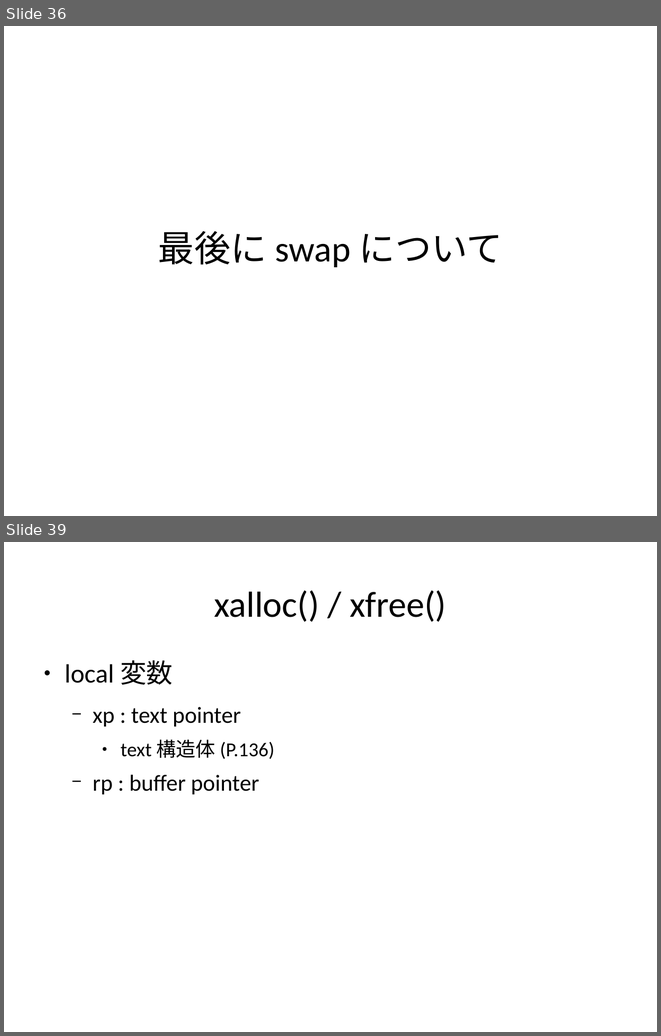
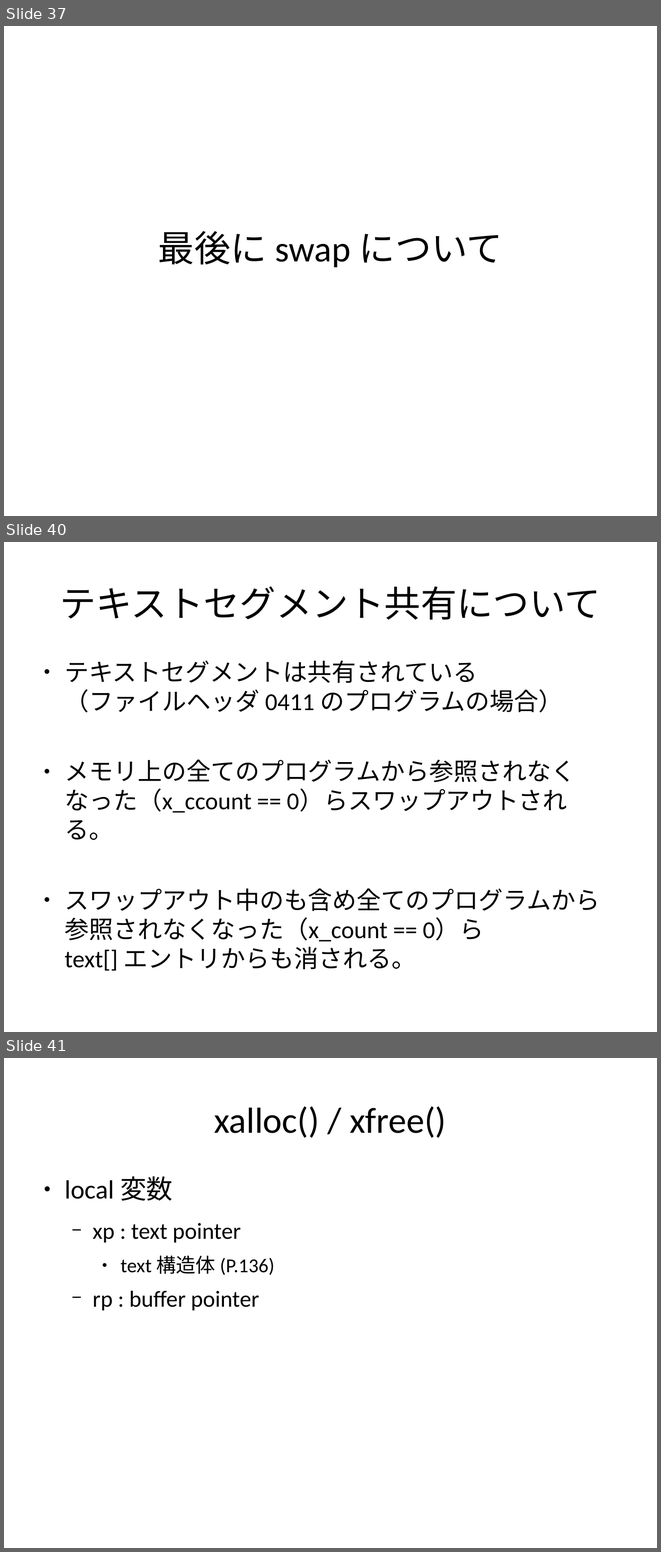
Before and after one commit to andromedroid/ame, a slide deck: doc/unix_v6/process_matome.odp. Shown one above the other, each under a label of ours: slides 36 and 39 before the commit, slides 37, 40 and 41 after it; the slides between them are not shown. The pictures are 661x1036 and 661x1552 pixels, drawn with LibreOffice and Linux fonts; fonts in the diff are those of the drawing. Boxes give left, top, right and bottom in pixels: in the first picture for what was removed or moved away, otherwise in the second. Text is boxed around its words. In the diff, an @@ line names an element or a change of style, - is before the commit and + after.

```diff
--- a/doc/unix_v6/process_matome.odp
+++ b/doc/unix_v6/process_matome.odp
@@ slide 40 added at box(4, 542, 657, 1032), background #FFFFFF @@
@@ title added at box(60, 586, 600, 620), 44 pt, text #000000 @@
+テキストセグメント共有について
@@ text added at box(64, 660, 600, 971), 29.6 pt, text #000000 @@
+● テキストセグメントは共有されている
+  （ファイルヘッダ 0411 のプログラムの場合）
+● メモリ上の全てのプログラムから参照されなく
+  なった（x_ccount == 0）らスワップアウトされる。
+● スワップアウト中のも含め全てのプログラムから
+  参照されなくなった（x_count == 0）ら
+  text[] エントリからも消される。
@@ what was slide 36 is now slide 37 @@
@@ what was slide 39 is now slide 41 @@
```
Also in this commit, not shown: 3 slides changed, 6 other slides added, 2 slides removed.
